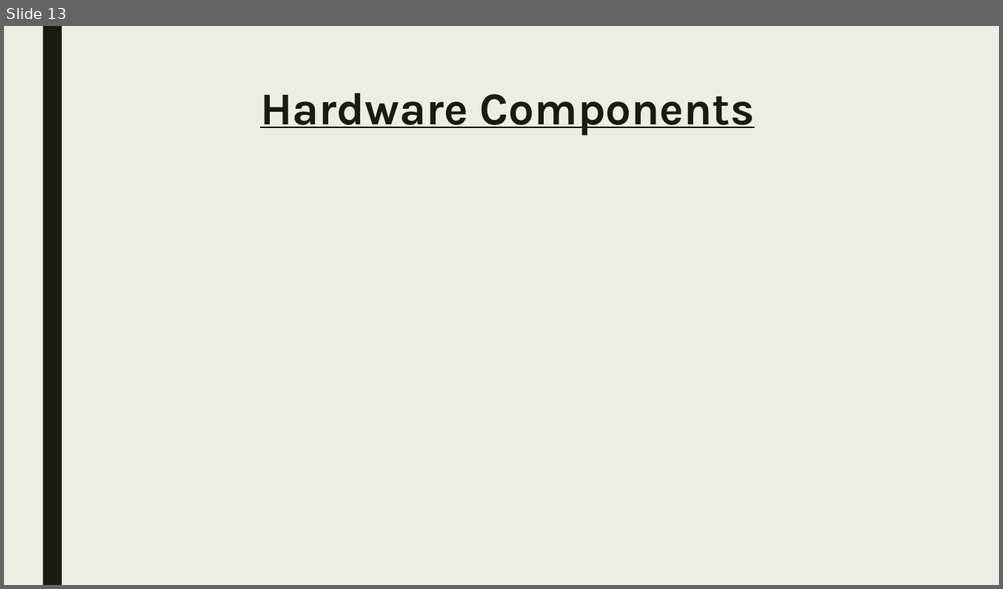
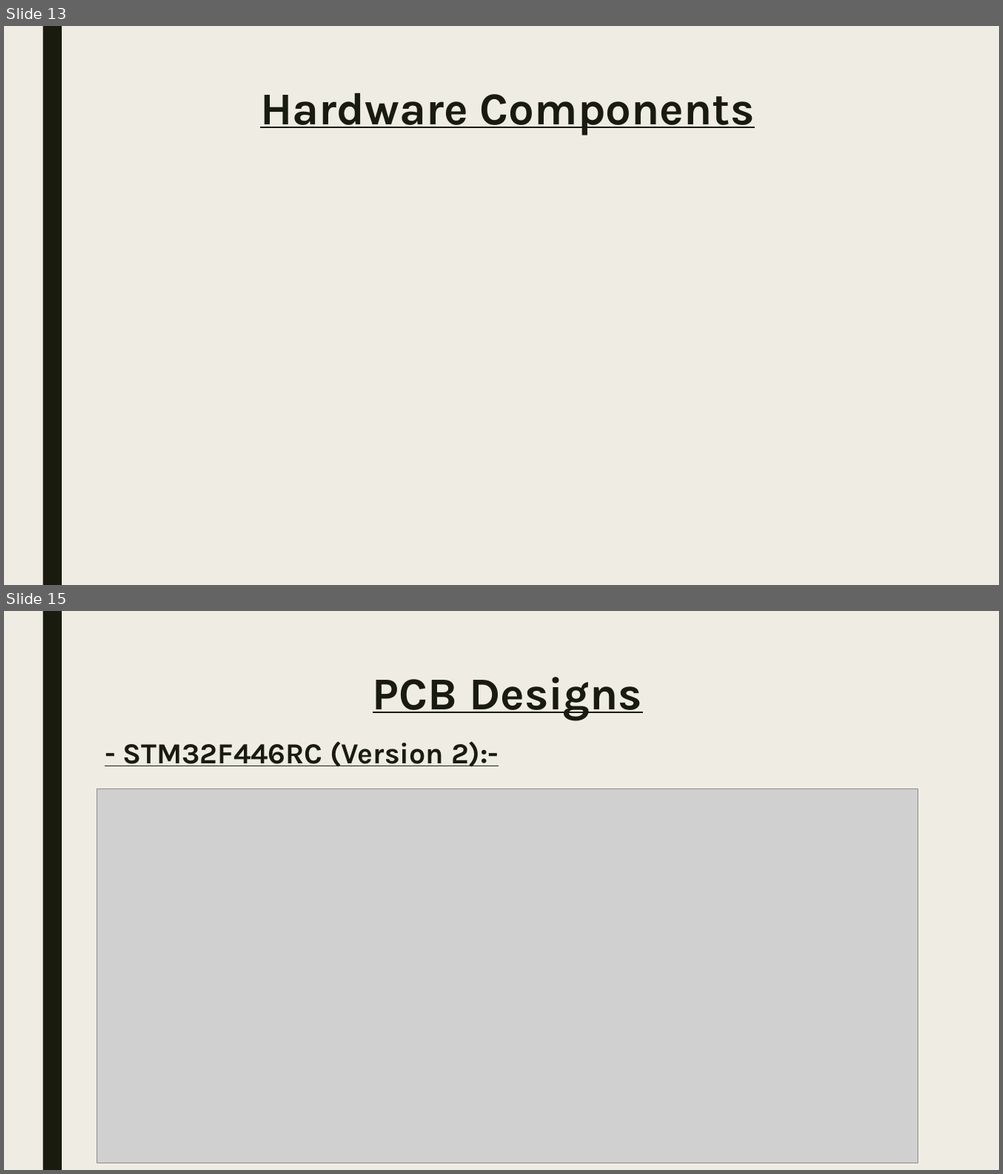
Before and after one commit to hananabilabd/Real-time-STM32-MEMS-MIC-Audio-Playback-DSP, a slide deck: Presentation.pptx. Shown one above the other, each under a label of ours: slide 13 before the commit, slides 13 and 15 after it; the slides between them are not shown. The pictures are 1003x589 and 1003x1174 pixels, drawn with LibreOffice and Linux fonts; fonts in the diff are those of the drawing; grey boxes stand for pictures. Boxes give left, top, right and bottom in pixels: in the first picture for what was removed or moved away, otherwise in the second. Text is boxed around its words. In the diff, an @@ line names an element or a change of style, - is before the commit and + after.

```diff
--- a/Presentation.pptx
+++ b/Presentation.pptx
@@ slide 15 added at (4,611,999,1170), background #EFEDE3; not listed: 1 template element that a slide beside it also shows @@
@@ title added at (373,677,642,721), 44 pt, text #191B0E, bold, underline @@
+PCB Designs
@@ text added at (123,741,498,767), 28 pt, text #191B0E, bold, underline @@
+- STM32F446RC (Version 2):-
@@ picture added at (97,789,918,1163) @@
```
Also in this commit, not shown: 3 slides changed, 6 other slides added, 4 slides removed, 1 other file.
